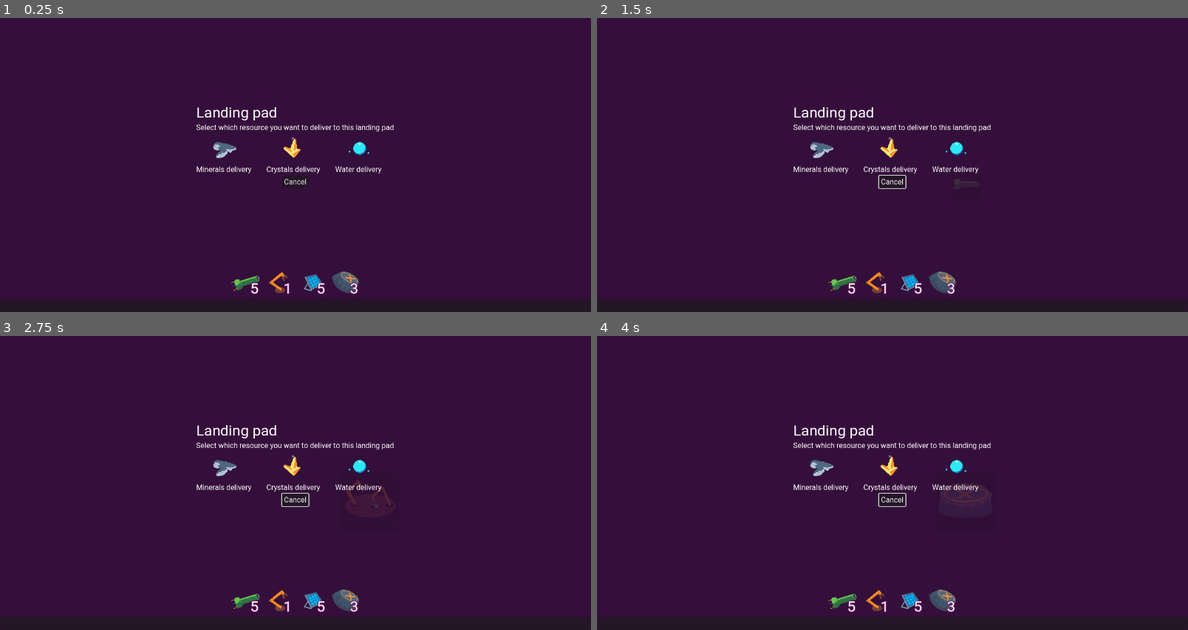
Above: before the commit, frames 1-4 (two rows, left to right).
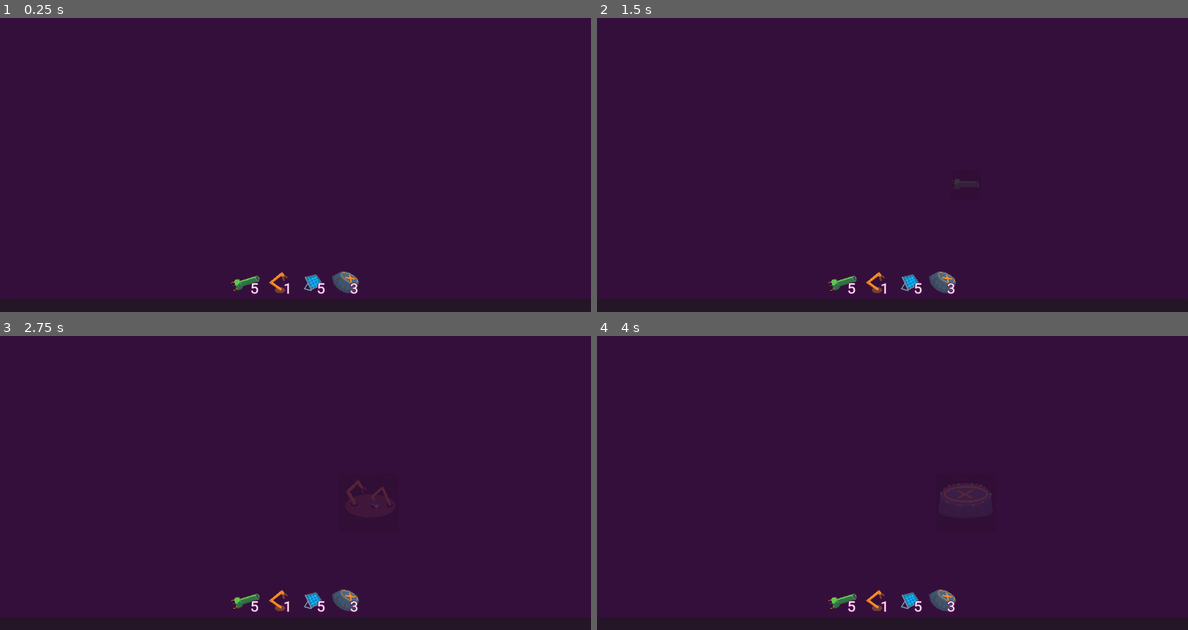
Above: after the commit, the same moments.

Repository: EdShel/StellarConstructor
Game: Godot game, scene res://objects/game.tscn
Same seed, same stepped clock (60 frames per second), same inputs: the game is played once before the commit and once after it.
Inputs (mouse positions are in pixels of both pictures, inside the frame that each line leads up to):
- Up to frame 1 (0.25 s): no input
- Up to frame 2 (1.5 s): click (892, 182) at 0.5 s, where only the run before the commit has a clickable "Cancel"; drag from (845, 282) to (951, 73) at 1.27 s
- Up to frame 3 (2.75 s): drag from (277, 600) to (366, 503) at 2.02 s
- Up to frame 4 (4 s): move the mouse to (910, 600) at 2.77 s; click (910, 600) at 2.92 s; drag from (939, 600) to (715, 415) at 3.52 s

The runs differ from the first frame. In frame 1, 1.2% of the frame differs, in the area x 33-67%, y 30-57%; in frame 2, 1.2%, in the area x 33-67%, y 30-59%; in frame 3, 1.2%; in frame 4, 1.2%.

Commit message:
Recipe selector layout and I decided I never gonna use Godot again

Diff:
--- a/objects/builds/utilities/build_collider.tscn
+++ b/objects/builds/utilities/build_collider.tscn
@@ -5,8 +5,6 @@
 [node name="BuildCollider" type="Area2D"]
 monitoring = false
 script = ExtResource("1_np4ig")
-cell_size = null
-item_type = null
 
 [node name="CollisionShape2D" type="CollisionShape2D" parent="."]
 unique_name_in_owner = true
--- a/objects/ui/build_manager/base_popup.gd
+++ b/objects/ui/build_manager/base_popup.gd
@@ -1,6 +1,7 @@
-extends Control
+extends PanelContainer
+class_name BasePopup
 
-signal close(result: Dictionary)
+signal closed(result: Dictionary)
 
 @export var title: String = "TITLE"
 @export var subtitle: String = "SUBTITLE"
@@ -10,4 +11,4 @@
 	%Subtitle.text = subtitle
 
 func _on_cancel_button_pressed() -> void:
-	close.emit(null)
+	closed.emit({})
--- a/objects/ui/build_manager/base_popup.tscn
+++ b/objects/ui/build_manager/base_popup.tscn
@@ -5,44 +5,44 @@
 [sub_resource type="LabelSettings" id="LabelSettings_2o7xv"]
 font_size = 32
 
-[node name="BasePopup" type="HBoxContainer"]
+[node name="BasePopup" type="PanelContainer"]
 anchors_preset = 15
 anchor_right = 1.0
 anchor_bottom = 1.0
 grow_horizontal = 2
 grow_vertical = 2
-alignment = 1
 script = ExtResource("1_306dy")
 
-[node name="MarginContainer" type="MarginContainer" parent="."]
+[node name="HBoxContainer" type="HBoxContainer" parent="."]
+layout_mode = 2
+alignment = 1
+
+[node name="MarginContainer" type="MarginContainer" parent="HBoxContainer"]
 layout_mode = 2
 theme_override_constants/margin_left = 16
 theme_override_constants/margin_top = 16
 theme_override_constants/margin_right = 16
 theme_override_constants/margin_bottom = 16
 
-[node name="VBoxContainer" type="VBoxContainer" parent="MarginContainer"]
+[node name="VBoxContainer" type="VBoxContainer" parent="HBoxContainer/MarginContainer"]
 layout_mode = 2
 
-[node name="Title" type="Label" parent="MarginContainer/VBoxContainer"]
+[node name="Title" type="Label" parent="HBoxContainer/MarginContainer/VBoxContainer"]
 unique_name_in_owner = true
 layout_mode = 2
 text = "Landing pad"
 label_settings = SubResource("LabelSettings_2o7xv")
 
-[node name="Subtitle" type="Label" parent="MarginContainer/VBoxContainer"]
+[node name="Subtitle" type="Label" parent="HBoxContainer/MarginContainer/VBoxContainer"]
 unique_name_in_owner = true
 layout_mode = 2
 text = "Select which resource you want to deliver to this landing pad"
 
-[node name="HBoxContainer" type="HFlowContainer" parent="MarginContainer/VBoxContainer"]
+[node name="CenterContainer" type="CenterContainer" parent="HBoxContainer/MarginContainer/VBoxContainer"]
 layout_mode = 2
 
-[node name="CenterContainer" type="CenterContainer" parent="MarginContainer/VBoxContainer"]
-layout_mode = 2
-
-[node name="CancelButton" type="Button" parent="MarginContainer/VBoxContainer/CenterContainer"]
+[node name="CancelButton" type="Button" parent="HBoxContainer/MarginContainer/VBoxContainer/CenterContainer"]
 layout_mode = 2
 text = "Cancel"
 
-[connection signal="pressed" from="MarginContainer/VBoxContainer/CenterContainer/CancelButton" to="." method="_on_cancel_button_pressed"]
+[connection signal="pressed" from="HBoxContainer/MarginContainer/VBoxContainer/CenterContainer/CancelButton" to="." method="_on_cancel_button_pressed"]
--- a/objects/ui/build_manager/build_manager.gd
+++ b/objects/ui/build_manager/build_manager.gd
@@ -6,4 +6,10 @@
 
 func handle_open_build(item_type: String, node: Node2D) -> void:
 	if item_type == "landing_pad":
+		var popup = preload("res://objects/ui/build_manager/launch_pad_recipe_popup.tscn").instantiate()
+		popup.connect("closed", func(recipe: Dictionary) -> void:
+			popup.queue_free()
+			print(recipe)
+		)
+		%PopupContainer.add_child(popup)
 		pass
--- a/objects/ui/build_manager/build_manager.tscn
+++ b/objects/ui/build_manager/build_manager.tscn
@@ -1,7 +1,6 @@
-[gd_scene load_steps=3 format=3 uid="uid://c3wsqsjek417k"]
+[gd_scene load_steps=2 format=3 uid="uid://c3wsqsjek417k"]
 
 [ext_resource type="Script" path="res://objects/ui/build_manager/build_manager.gd" id="1_xtbb0"]
-[ext_resource type="PackedScene" uid="uid://h35ewf03pur5" path="res://objects/ui/build_manager/launch_pad_recipe_popup.tscn" id="2_pe81y"]
 
 [node name="BuildManager" type="HBoxContainer"]
 anchors_preset = 15
@@ -13,10 +12,8 @@
 alignment = 1
 script = ExtResource("1_xtbb0")
 
-[node name="VBoxContainer" type="VBoxContainer" parent="."]
+[node name="PopupContainer" type="VBoxContainer" parent="."]
+unique_name_in_owner = true
 layout_mode = 2
 mouse_filter = 2
 alignment = 1
-
-[node name="LaunchPadRecipePopup" parent="VBoxContainer" instance=ExtResource("2_pe81y")]
-layout_mode = 2
--- /dev/null
+++ b/objects/ui/build_manager/launch_pad_recipe_popup.gd
@@ -0,0 +1,16 @@
+extends BasePopup
+class_name LaunchPadRecipePopup
+
+func _ready() -> void:
+	for child in %RecipesList.get_children():
+		child.clicked.connect(handle_recipe_clicked)
+
+
+func handle_recipe_clicked(recipe: ToolbarItem) -> void:
+	var data = {
+		"recipe_name": recipe.recipe_name,
+		"icon": recipe.icon,
+		"item_type": recipe.item_type,
+		"item_count": recipe.item_count,
+	}
+	closed.emit(data)
--- a/objects/ui/build_manager/launch_pad_recipe_popup.tscn
+++ b/objects/ui/build_manager/launch_pad_recipe_popup.tscn
@@ -1,29 +1,21 @@
-[gd_scene load_steps=6 format=3 uid="uid://h35ewf03pur5"]
+[gd_scene load_steps=5 format=3 uid="uid://h35ewf03pur5"]
 
 [ext_resource type="PackedScene" uid="uid://11ur7mtmo2rn" path="res://objects/ui/build_manager/base_popup.tscn" id="1_7ie3x"]
-[ext_resource type="PackedScene" uid="uid://cheh1dak3vjjt" path="res://objects/ui/build_manager/recipe_item.tscn" id="2_v0prt"]
-[ext_resource type="Texture2D" uid="uid://b2qcqcgb1fqoc" path="res://sprites/items/ore.tres" id="3_fqoq7"]
-[ext_resource type="Texture2D" uid="uid://bj2o48xnj06f8" path="res://sprites/items/crystal.tres" id="4_1qhuf"]
-[ext_resource type="Texture2D" uid="uid://cuj2sot1ws2ri" path="res://sprites/items/water.tres" id="5_dfs7d"]
+[ext_resource type="Script" path="res://objects/ui/build_manager/launch_pad_recipe_popup.gd" id="2_d8osi"]
+[ext_resource type="PackedScene" uid="uid://cheh1dak3vjjt" path="res://objects/ui/build_manager/recipe_item.tscn" id="2_g27pd"]
+[ext_resource type="Texture2D" uid="uid://b2qcqcgb1fqoc" path="res://sprites/items/ore.tres" id="3_b3mew"]
 
 [node name="LaunchPadRecipePopup" instance=ExtResource("1_7ie3x")]
-title = "Landing pad"
-subtitle = "Select which resource you want to deliver to this landing pad"
+script = ExtResource("2_d8osi")
 
-[node name="HBoxContainer" parent="MarginContainer/VBoxContainer" index="2"]
-theme_override_constants/h_separation = 32
+[node name="RecipesList" type="HBoxContainer" parent="HBoxContainer/MarginContainer/VBoxContainer" index="2"]
+unique_name_in_owner = true
+layout_mode = 2
 
-[node name="Minerals" parent="MarginContainer/VBoxContainer/HBoxContainer" index="0" instance=ExtResource("2_v0prt")]
+[node name="RecipeItem" parent="HBoxContainer/MarginContainer/VBoxContainer/RecipesList" index="0" instance=ExtResource("2_g27pd")]
 layout_mode = 2
-recipe_name = "Minerals delivery"
-icon = ExtResource("3_fqoq7")
+recipe_name = "Ore delivery x50"
+icon = ExtResource("3_b3mew")
 
-[node name="Crystals" parent="MarginContainer/VBoxContainer/HBoxContainer" index="1" instance=ExtResource("2_v0prt")]
+[node name="RecipeItem2" parent="HBoxContainer/MarginContainer/VBoxContainer/RecipesList" index="1" instance=ExtResource("2_g27pd")]
 layout_mode = 2
-recipe_name = "Crystals delivery"
-icon = ExtResource("4_1qhuf")
-
-[node name="Water" parent="MarginContainer/VBoxContainer/HBoxContainer" index="2" instance=ExtResource("2_v0prt")]
-layout_mode = 2
-recipe_name = "Water delivery"
-icon = ExtResource("5_dfs7d")
--- a/objects/ui/build_manager/recipe_item.gd
+++ b/objects/ui/build_manager/recipe_item.gd
@@ -1,4 +1,7 @@
 extends Control
+class_name ToolbarItem
+
+signal clicked(node: ToolbarItem)
 
 @export var recipe_name: String:
 	get: return %Label.text
@@ -6,3 +9,10 @@
 @export var icon: Texture2D:
 	get: return %Icon.texture
 	set(value): %Icon.texture = value
+@export var item_type: String = "ore"
+@export var item_count: int = 10
+
+func _on_gui_input(event: InputEvent) -> void:
+	if event is InputEventMouseButton and event.pressed and event.button_index == MOUSE_BUTTON_LEFT:
+		accept_event()
+		clicked.emit(self)
--- a/objects/ui/build_manager/recipe_item.tscn
+++ b/objects/ui/build_manager/recipe_item.tscn
@@ -16,5 +16,7 @@
 [node name="Label" type="Label" parent="."]
 unique_name_in_owner = true
 layout_mode = 2
-text = "Ore delivery"
+text = "Minerals delivery x50"
 horizontal_alignment = 1
+
+[connection signal="gui_input" from="." to="." method="_on_gui_input"]
--- a/objects/utilities/camera_controller.gd
+++ b/objects/utilities/camera_controller.gd
@@ -20,7 +20,7 @@
 
 	if event is InputEventMouseButton:
 		if event.button_index == MOUSE_BUTTON_LEFT:
-			get_viewport().set_input_as_handled()
+			#get_viewport().set_input_as_handled()
 			if event.pressed:
 				if !is_dragging:
 					is_dragging = true
